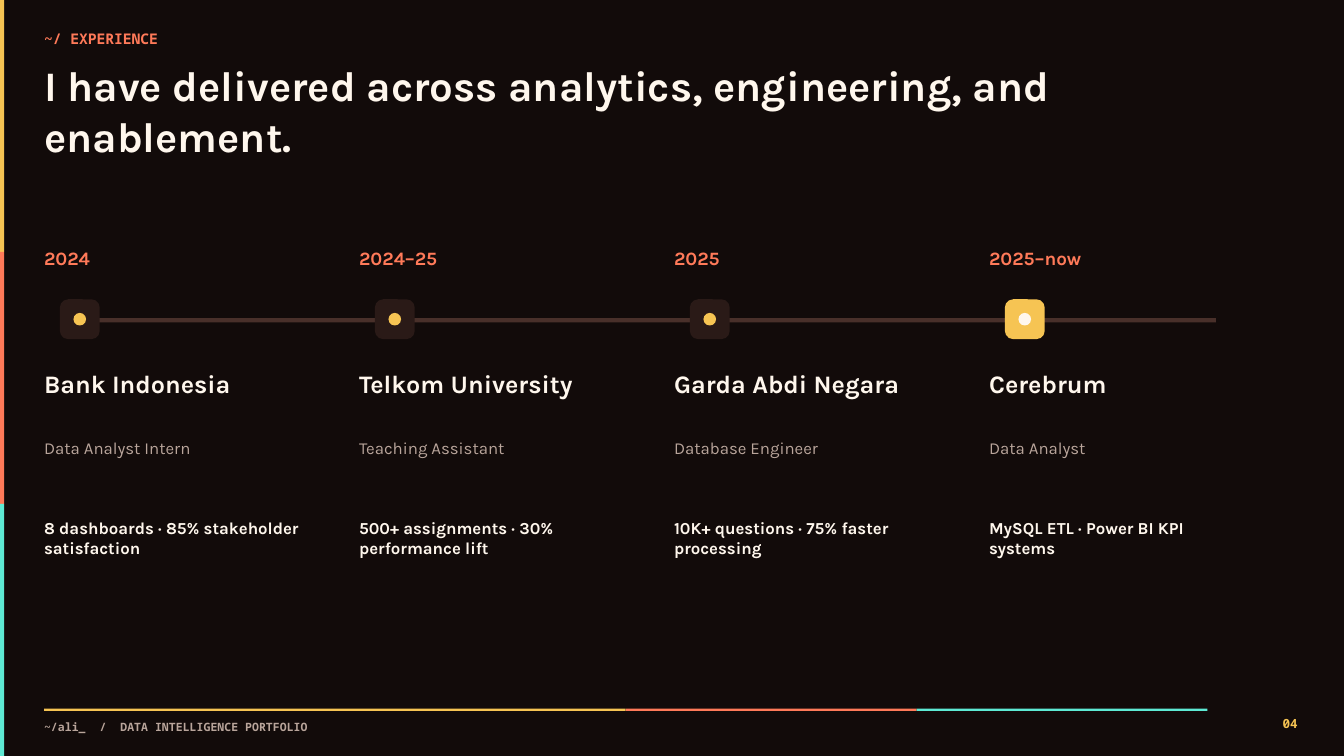
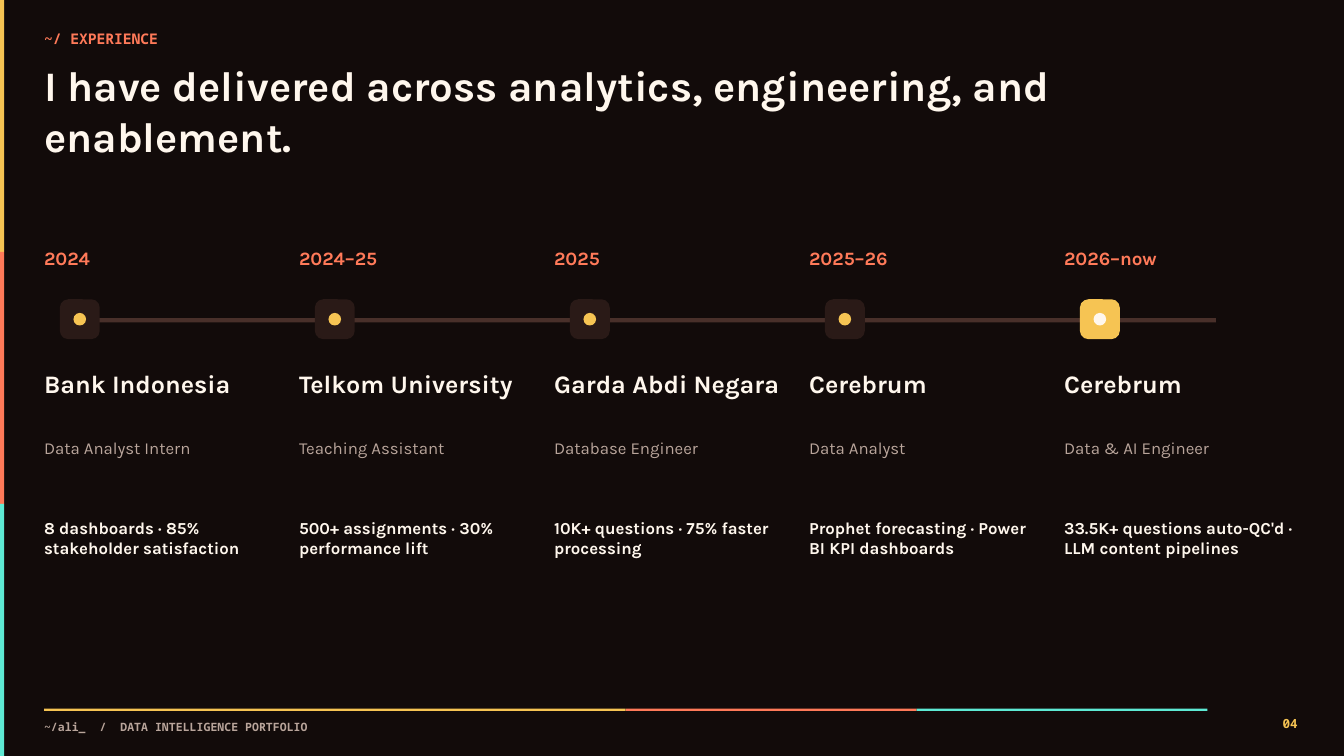
Before and after one commit to akbaralqahri/portofolio, a slide deck: slide 4 of outputs/Muhammad_Ali_Akbar_Al-Qahri_Portfolio.pptx. Drawn at 1344x756 pixels with LibreOffice and Linux fonts; fonts in the diff are those of the drawing. Boxes give left, top, right and bottom in pixels: in the first picture for what was removed or moved away, otherwise in the second. Text is boxed around its words. In the diff, an @@ line names an element or a change of style, - is before the commit and + after.

```diff
--- a/outputs/Muhammad_Ali_Akbar_Al-Qahri_Portfolio.pptx
+++ b/outputs/Muhammad_Ali_Akbar_Al-Qahri_Portfolio.pptx
@@ text "2024–25": place and size @@
-text "2024–25" at bbox=[359, 252, 437, 266]
+text "2024–25" at bbox=[299, 252, 377, 266]
@@ text "2025": place and size @@
-text "2025" at bbox=[674, 252, 720, 266]
+text "2025" at bbox=[554, 252, 600, 266]
@@ text at bbox=[809, 252, 887, 266]: text changed @@
-2025–now
+2025–26
@@ text added at bbox=[1064, 252, 1157, 266], 13.5 pt, text #FF7A59, bold @@
+2026–now
@@ rounded rectangle: place and size @@
-rounded rectangle at bbox=[375, 299, 415, 340]
+rounded rectangle at bbox=[315, 299, 355, 340]
@@ rounded rectangle: place and size @@
-rounded rectangle at bbox=[690, 299, 730, 340]
+rounded rectangle at bbox=[570, 299, 610, 340]
@@ rounded rectangle: place and size @@
-rounded rectangle at bbox=[1005, 299, 1046, 340]
+rounded rectangle at bbox=[825, 299, 865, 340]
@@ rounded rectangle at bbox=[825, 299, 865, 340]: fill #F6C453 to #2A1A17 @@
@@ rounded rectangle added at bbox=[1080, 299, 1120, 340], fill #F6C453 @@
@@ rounded rectangle: place and size @@
-rounded rectangle at bbox=[388, 313, 400, 325]
+rounded rectangle at bbox=[329, 313, 341, 325]
@@ rounded rectangle: place and size @@
-rounded rectangle at bbox=[704, 313, 716, 325]
+rounded rectangle at bbox=[584, 313, 596, 325]
@@ rounded rectangle: place and size @@
-rounded rectangle at bbox=[1018, 313, 1030, 325]
+rounded rectangle at bbox=[839, 313, 851, 325]
@@ rounded rectangle at bbox=[839, 313, 851, 325]: fill #FFF7ED to #F6C453 @@
@@ rounded rectangle added at bbox=[1094, 313, 1106, 325], fill #FFF7ED @@
@@ text "Telkom University": place and size @@
-text "Telkom University" at bbox=[359, 375, 573, 400]
+text "Telkom University" at bbox=[299, 375, 513, 400]
@@ text "Garda Abdi Negara": place and size @@
-text "Garda Abdi Negara" at bbox=[674, 375, 899, 400]
+text "Garda Abdi Negara" at bbox=[554, 375, 779, 400]
@@ text "Cerebrum": place and size @@
-text "Cerebrum" at bbox=[989, 375, 1107, 394]
+text "Cerebrum" at bbox=[809, 375, 927, 394]
@@ text added at bbox=[1064, 375, 1182, 394], 18 pt, text #FFF7ED, bold @@
+Cerebrum
@@ text "Teaching Assistant": place and size @@
-text "Teaching Assistant" at bbox=[359, 442, 504, 458]
+text "Teaching Assistant" at bbox=[299, 442, 444, 458]
@@ text "Database Engineer": place and size @@
-text "Database Engineer" at bbox=[674, 442, 817, 458]
+text "Database Engineer" at bbox=[554, 442, 698, 458]
@@ text "Data Analyst": place and size @@
-text "Data Analyst" at bbox=[989, 442, 1086, 458]
+text "Data Analyst" at bbox=[809, 442, 906, 458]
@@ text added at bbox=[1064, 442, 1209, 458], 12 pt, text #B9A59B @@
+Data & AI Engineer
@@ text "8 dashboards · 85% stakeholder ..." rewrapped from bbox=[44, 522, 299, 555] to bbox=[44, 522, 239, 555] @@
@@ text "500+ assignments · 30% performance ...": place and size @@
-text "500+ assignments · 30% performance ..." at bbox=[359, 522, 553, 558]
+text "500+ assignments · 30% performance ..." at bbox=[299, 522, 493, 558]
@@ text "10K+ questions · 75% faster ...": place and size @@
-text "10K+ questions · 75% faster ..." at bbox=[674, 522, 889, 559]
+text "10K+ questions · 75% faster ..." at bbox=[554, 522, 769, 559]
@@ text at bbox=[809, 522, 1025, 555]: text changed @@
-MySQL ETL · Power BI KPI systems
+Prophet forecasting · Power BI KPI dashboards
@@ text added at bbox=[1064, 522, 1284, 558], 12 pt, text #FFF7ED, bold @@
+33.5K+ questions auto-QC'd · LLM content pipelines
```
Also in this commit, not shown: 2 other slides changed, 7 other files.
